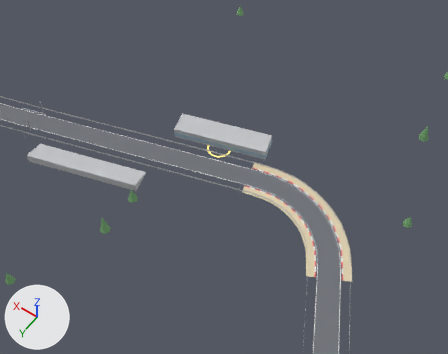
The glTF model apps/sim/public/strip/tracks/laguna.glb, before and after one commit.
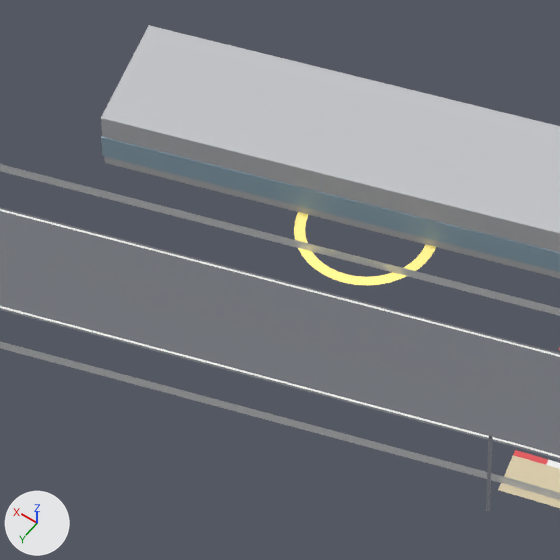
Old and new are each drawn from a 50 mm lens placed at (-56.2, 429.3, 247.5), pointed at (59.9, 266.7, -8.0) and again close up on the part from 35% to 56% of the width and 31% to 58% of the height. Lighting does not change. The marker at lower left points along +X, +Y and +Z. The first two pictures are the older version. Vertices at exactly the same position are counted once.

The first close-up shows 'laguna.barrier', 'laguna.concrete', 'laguna.glass', 'laguna.gravel', 'laguna.line', 'laguna.paint', 'laguna.tarmac' and 3 more.
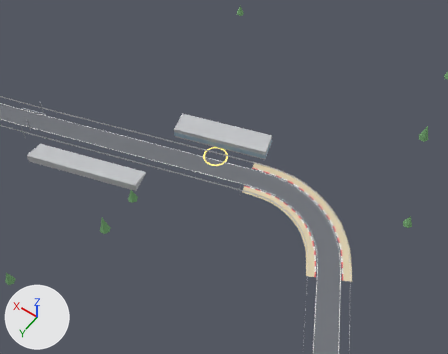
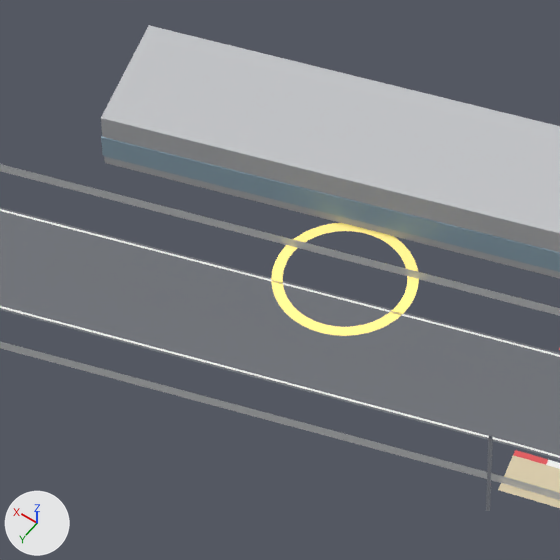
The change in detail:
me_laguna_paint is used by ob_laguna_paint; location (0.0, 0.0, 0.0).
me_laguna_paint had 80 vertices, 80 faces and spanned x 62.97..75.97, y 251.01..264.01, z 0.02.
me_laguna_paint now has 80 vertices, 80 faces and spans x 61.22..74.22, y 256.75..269.75, z 0.02.
me_laguna_paint part 1: the whole mesh is moved by (-1.76, 5.74, 0.0).

Where the change shows, as pixel boxes [x1, y1, x2, y2] in the close-ups (560 x 560 px):
'laguna.paint', moved
    before: [294, 212, 436, 285]
    after: [271, 223, 419, 336]
